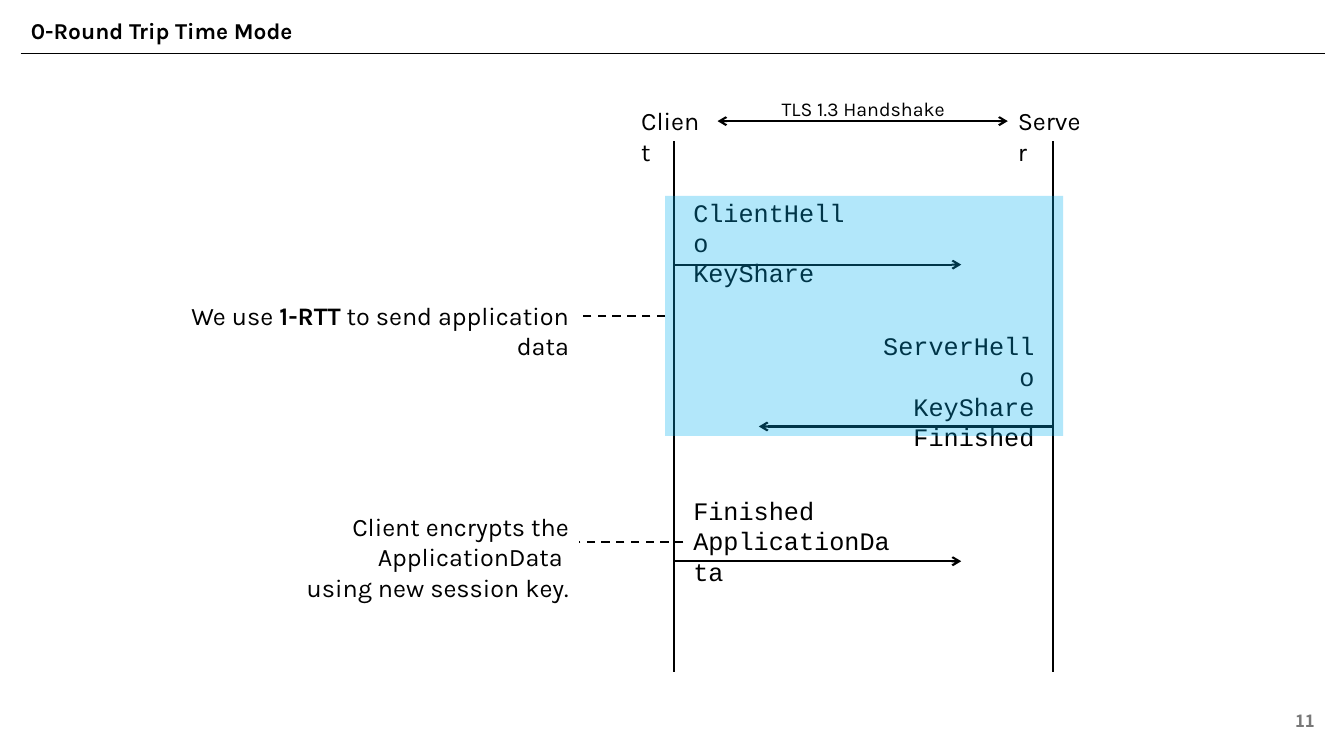
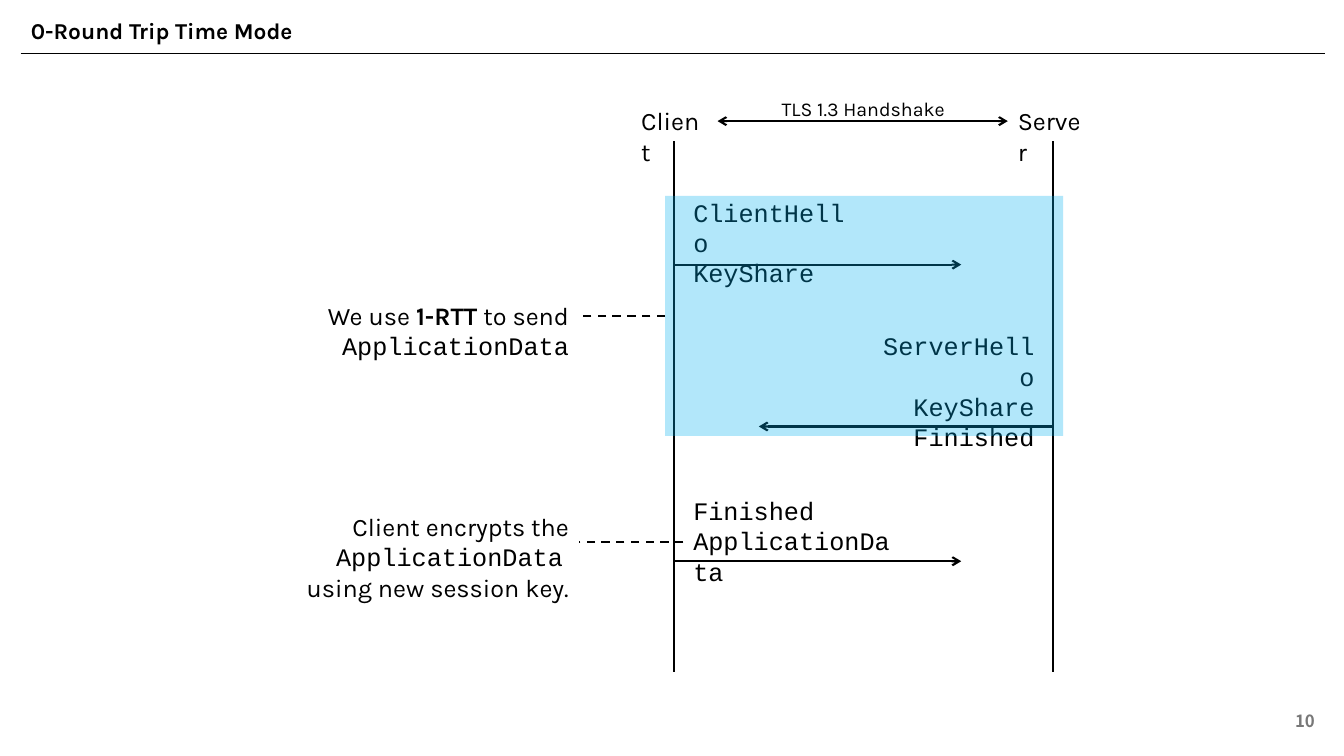
Before and after one commit to east-chord-0729/0-RTT-Security, a slide deck: slide 10 of 0-RTT-Security.pptx (slide 11 before the commit). Drawn at 1344x756 pixels with LibreOffice and Linux fonts; fonts in the diff are those of the drawing. Boxes give left, top, right and bottom in pixels: in the first picture for what was removed or moved away, otherwise in the second. Text is boxed around its words. In the diff, an @@ line names an element or a change of style, - is before the commit and + after.

```diff
--- a/0-RTT-Security.pptx
+++ b/0-RTT-Security.pptx
@@ text at <box>328,307,569,361</box>: text changed @@
-We use 1-RTT to send application data
+We use 1-RTT to send ApplicationData
@@ text at <box>336,518,569,572</box>: font Karla to Courier New in "ApplicationData" @@
@@ page number at <box>1295,714,1315,727</box>: text changed @@
-11
+10
```
Also in this commit, not shown: 7 other slides changed, 4 slides added, 1 slide removed, 1 other file.
